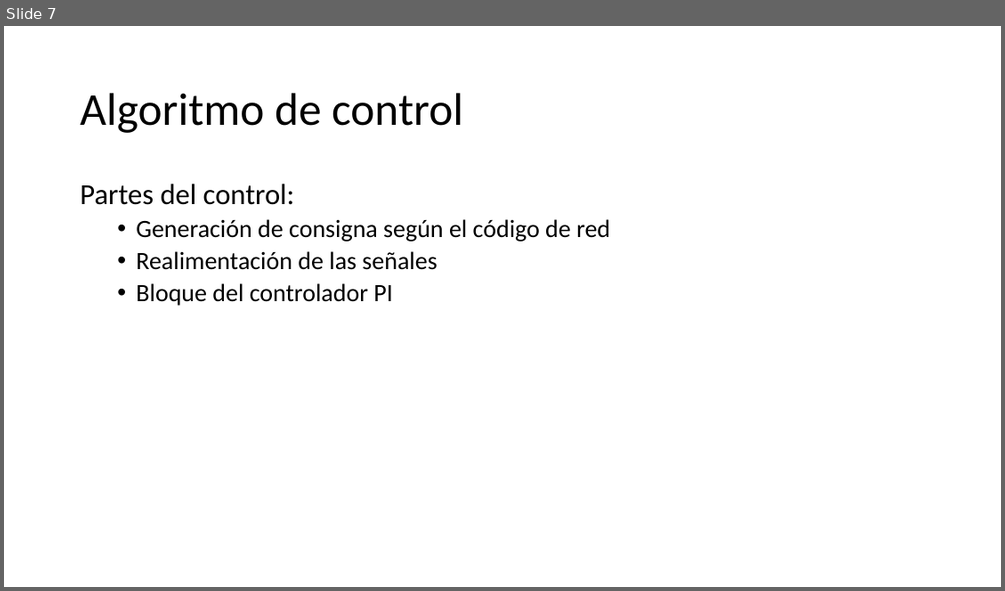
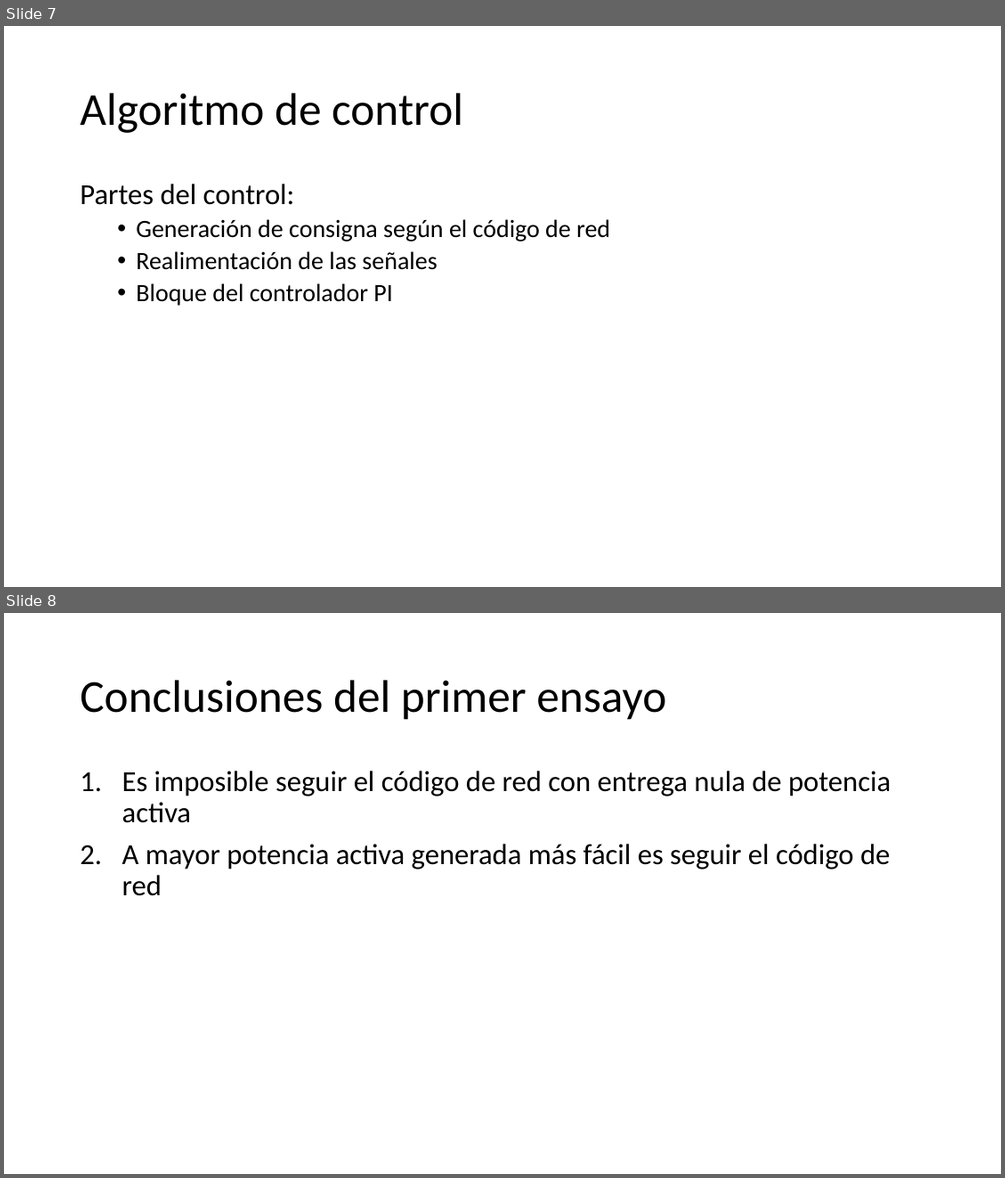
Before and after one commit to EmilioLdelaFuente/tfg, a slide deck: tfgPP.pptx. Shown one above the other, each under a label of ours: slide 7 before the commit, slides 7 and 8 after it. The pictures are 1005x591 and 1005x1178 pixels, drawn with LibreOffice and Linux fonts; fonts in the diff are those of the drawing. Boxes give left, top, right and bottom in pixels: in the first picture for what was removed or moved away, otherwise in the second. Text is boxed around its words. In the diff, an @@ line names an element or a change of style, - is before the commit and + after.

Commit message:
conclusiones añadidas
pero no terminadas...

```diff
--- a/tfgPP.pptx
+++ b/tfgPP.pptx
@@ slide 8 added at <box>4,613,1001,1174</box>, background #FFFFFF @@
@@ title added at <box>80,680,666,720</box>, 44 pt, text #000000 @@
+Conclusiones del primer ensayo
@@ text added at <box>122,771,890,896</box>, 28 pt, text #000000 @@
+1. Es imposible seguir el código de red con entrega nula de potencia activa
+2. A mayor potencia activa generada más fácil es seguir el código de red
```
Also in this commit, not shown: 1 slide changed, 2 other slides added, 1 slide removed.
